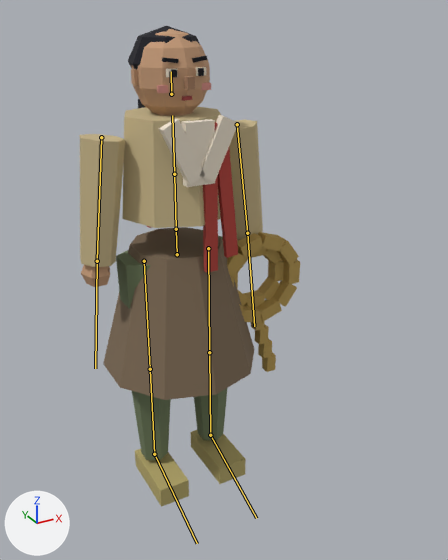
What one commit did to the glTF model assets3d/npcs/npc_N102.glb.
The view is the same before and after, from a 50 mm camera at (-0.788, -1.753, 1.604) aimed at (0.124, -0.096, 0.775). Arrows for +X, +Y and +Z are at lower left; the lights stay in place. The older version comes first. The bones that change are drawn over the model as lines.

Objects in the first picture: 'npc_N102_part0', 'npc_N102_part1', 'npc_N102_part10', 'npc_N102_part11', 'npc_N102_part12', 'npc_N102_part2', 'npc_N102_part3', 'npc_N102_part4', 'npc_N102_part5', 'npc_N102_part6', 'npc_N102_part7', 'npc_N102_part8', 'npc_N102_part9'.
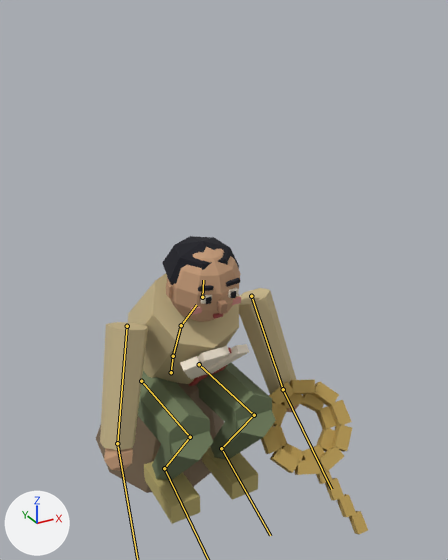
The newer file adds an action. The first version stands in its rest pose; the second is drawn at frame 12 of the action 'SquatRest'.

Location of each change, (x1, y1, x2, y2) in pixels of the pictures (448 x 560 px):
'npc_N102_part3', posed (7% wider, 11% taller): before (80, 107, 263, 267); after (100, 273, 296, 450)
'npc_N102_part0', posed: before (103, 227, 254, 400); after (96, 383, 224, 493)
'npc_N102_part1', posed: before (116, 236, 227, 460); after (138, 363, 276, 480)
'npc_N102_part12', posed: before (227, 232, 300, 372); after (261, 380, 368, 534)
'npc_N102_part6', posed: before (81, 29, 241, 287); after (104, 247, 299, 471)
'npc_N102_part5', posed (11% narrower, 24% shorter): before (159, 67, 238, 187); after (180, 288, 250, 379)
'npc_N102_part2', posed: before (135, 430, 246, 507); after (144, 447, 258, 524)
'npc_N102_part4', posed (mostly hidden afterwards): before (147, 122, 238, 273); after (188, 347, 232, 386)
'npc_N102_part8', posed (32% shorter): before (128, 25, 208, 108); after (162, 236, 240, 292)
'npc_N102_part9', posed (7% narrower, 67% taller): before (157, 82, 211, 93); after (191, 296, 241, 315)
'npc_N102_part10', posed (7% taller): before (184, 76, 195, 90); after (217, 299, 228, 314)
'npc_N102_part7', posed: before (171, 68, 204, 77); after (206, 291, 236, 304)
'npc_N102_part11', posed: before (182, 96, 192, 101); after (213, 313, 223, 319)
bone 'Hips', root to tip: before (177, 254) to (176, 229); after (171, 372) to (173, 356)
bone 'Spine', root to tip: before (176, 229) to (174, 174); after (173, 356) to (181, 325)
bone 'Chest', root to tip: before (174, 174) to (172, 115); after (181, 325) to (196, 305)
bone 'Head', root to tip: before (171, 94) to (171, 71); after (202, 297) to (203, 280)
bone 'UpperArm.L', root to tip: before (237, 124) to (247, 233); after (251, 296) to (283, 389)
bone 'Hand.L', root to tip: before (247, 233) to (254, 326); after (283, 389) to (331, 489)
bone 'UpperArm.R', root to tip: before (101, 137) to (97, 261); after (127, 326) to (117, 443)
bone 'UpperLeg.L', root to tip: before (208, 248) to (209, 352); after (199, 364) to (254, 415)
bone 'LowerLeg.L', root to tip: before (209, 352) to (210, 435); after (254, 415) to (221, 448)
bone 'Foot.L', root to tip: before (210, 435) to (256, 518); after (221, 448) to (270, 535)
bone 'UpperLeg.R', root to tip: before (144, 261) to (150, 369); after (141, 381) to (190, 437)
bone 'LowerLeg.R', root to tip: before (150, 369) to (154, 454); after (190, 437) to (164, 468)

The change, as a diff of the scene's bpy script:
```diff
--- a/assets3d/npcs/npc_N102.glb.py
+++ b/assets3d/npcs/npc_N102.glb.py
@@ bone_hips @@
 bone_hips = bpy.data.objects['Armature'].pose.bones['Hips']  # child of 'Root'
-bone_hips.location = (0.0, 0.0, 0.0)
-bone_hips.rotation_quaternion = (1.0, 0.0, 0.0, 0.0)  # degrees (0, 0, 0)
+bone_hips.location = (0.0, -0.504, -0.09)
+bone_hips.rotation_quaternion = (0.988, 0.156, 0.0, 0.0)  # degrees (18, 0, 0)
@@ bone_spine @@
 bone_spine = bpy.data.objects['Armature'].pose.bones['Spine']  # child of 'Hips'
-bone_spine.rotation_quaternion = (1.0, 0.0, 0.0, 0.0)  # degrees (0, 0, 0)
+bone_spine.rotation_quaternion = (0.998, 0.066, 0.0, 0.0)  # degrees (8, 0, 0)
@@ bone_chest @@
 bone_chest = bpy.data.objects['Armature'].pose.bones['Chest']  # child of 'Spine'
-bone_chest.rotation_quaternion = (1.0, 0.0, 0.0, 0.0)  # degrees (0, 0, 0)
+bone_chest.rotation_quaternion = (0.988, 0.153, 0.0, 0.0)  # degrees (18, 0, 0)
@@ bone_head @@
 bone_head = bpy.data.objects['Armature'].pose.bones['Head']  # child of 'Neck'
-bone_head.rotation_quaternion = (1.0, 0.0, 0.0, 0.0)  # degrees (0, 0, 0)
+bone_head.rotation_quaternion = (0.958, -0.286, 0.0, 0.0)  # degrees (-33, 0, 0)
@@ bone_upperarm_l @@
 bone_upperarm_l = bpy.data.objects['Armature'].pose.bones['UpperArm.L']  # child of 'Chest'
-bone_upperarm_l.rotation_quaternion = (1.0, 0.0, 0.0, 0.0)  # degrees (0, 0, 0)
+bone_upperarm_l.rotation_quaternion = (-0.882, 0.447, 0.007, 0.147)  # degrees (-53, -8, -15)
@@ bone_hand_l @@
 bone_hand_l = bpy.data.objects['Armature'].pose.bones['Hand.L']  # child of 'UpperArm.L'
-bone_hand_l.rotation_quaternion = (1.0, 0.0, 0.0, 0.0)  # degrees (0, 0, 0)
+bone_hand_l.rotation_quaternion = (0.966, -0.256, -0.026, -0.026)  # degrees (-30, -4, -2)
@@ bone_upperarm_r @@
 bone_upperarm_r = bpy.data.objects['Armature'].pose.bones['UpperArm.R']  # child of 'Chest'
-bone_upperarm_r.rotation_quaternion = (1.0, 0.0, 0.0, 0.0)  # degrees (0, 0, 0)
+bone_upperarm_r.rotation_quaternion = (-0.882, 0.447, -0.007, -0.147)  # degrees (-53, 8, 15)
@@ bone_hand_r @@
 bone_hand_r = bpy.data.objects['Armature'].pose.bones['Hand.R']  # child of 'UpperArm.R'
-bone_hand_r.rotation_quaternion = (1.0, 0.0, 0.0, 0.0)  # degrees (0, 0, 0)
+bone_hand_r.rotation_quaternion = (0.966, -0.256, 0.026, 0.026)  # degrees (-30, 4, 2)
@@ bone_upperleg_l @@
 bone_upperleg_l = bpy.data.objects['Armature'].pose.bones['UpperLeg.L']  # child of 'Hips'
-bone_upperleg_l.rotation_quaternion = (1.0, 0.0, 0.0, 0.0)  # degrees (0, 0, 0)
+bone_upperleg_l.rotation_quaternion = (0.565, -0.825, 0.0, 0.0)  # degrees (-111, 0, 0)
@@ bone_lowerleg_l @@
 bone_lowerleg_l = bpy.data.objects['Armature'].pose.bones['LowerLeg.L']  # child of 'UpperLeg.L'
-bone_lowerleg_l.rotation_quaternion = (1.0, 0.0, 0.0, 0.0)  # degrees (0, 0, 0)
+bone_lowerleg_l.rotation_quaternion = (0.417, 0.909, 0.0, 0.0)  # degrees (131, 0, 0)
@@ bone_foot_l @@
 bone_foot_l = bpy.data.objects['Armature'].pose.bones['Foot.L']  # child of 'LowerLeg.L'
-bone_foot_l.rotation_quaternion = (1.0, 0.0, 0.0, 0.0)  # degrees (0, 0, 0)
+bone_foot_l.rotation_quaternion = (0.947, -0.321, 0.0, 0.0)  # degrees (-37, 0, 0)
@@ bone_upperleg_r @@
 bone_upperleg_r = bpy.data.objects['Armature'].pose.bones['UpperLeg.R']  # child of 'Hips'
-bone_upperleg_r.rotation_quaternion = (1.0, 0.0, 0.0, 0.0)  # degrees (0, 0, 0)
+bone_upperleg_r.rotation_quaternion = (0.565, -0.825, 0.0, 0.0)  # degrees (-111, 0, 0)
@@ bone_lowerleg_r @@
 bone_lowerleg_r = bpy.data.objects['Armature'].pose.bones['LowerLeg.R']  # child of 'UpperLeg.R'
-bone_lowerleg_r.rotation_quaternion = (1.0, 0.0, 0.0, 0.0)  # degrees (0, 0, 0)
+bone_lowerleg_r.rotation_quaternion = (0.417, 0.909, 0.0, 0.0)  # degrees (131, 0, 0)
@@ bone_foot_r @@
 bone_foot_r = bpy.data.objects['Armature'].pose.bones['Foot.R']  # child of 'LowerLeg.R'
-bone_foot_r.rotation_quaternion = (1.0, 0.0, 0.0, 0.0)  # degrees (0, 0, 0)
+bone_foot_r.rotation_quaternion = (0.947, -0.321, 0.0, 0.0)  # degrees (-37, 0, 0)
```
